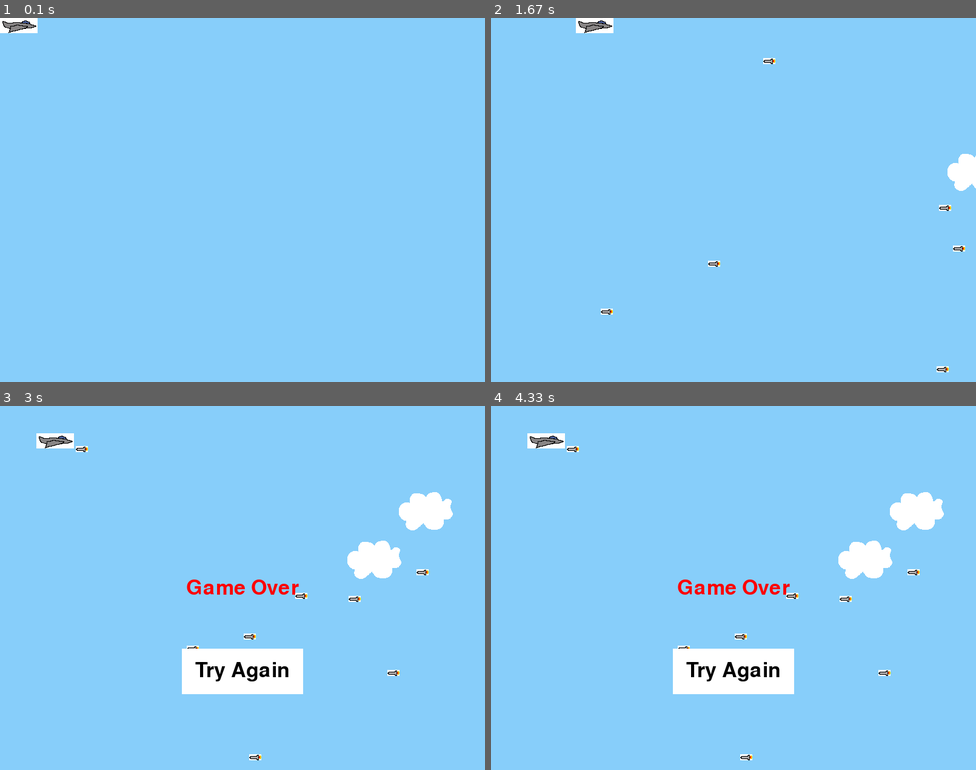
Above: before the commit, frames 1-4 (two rows, left to right).
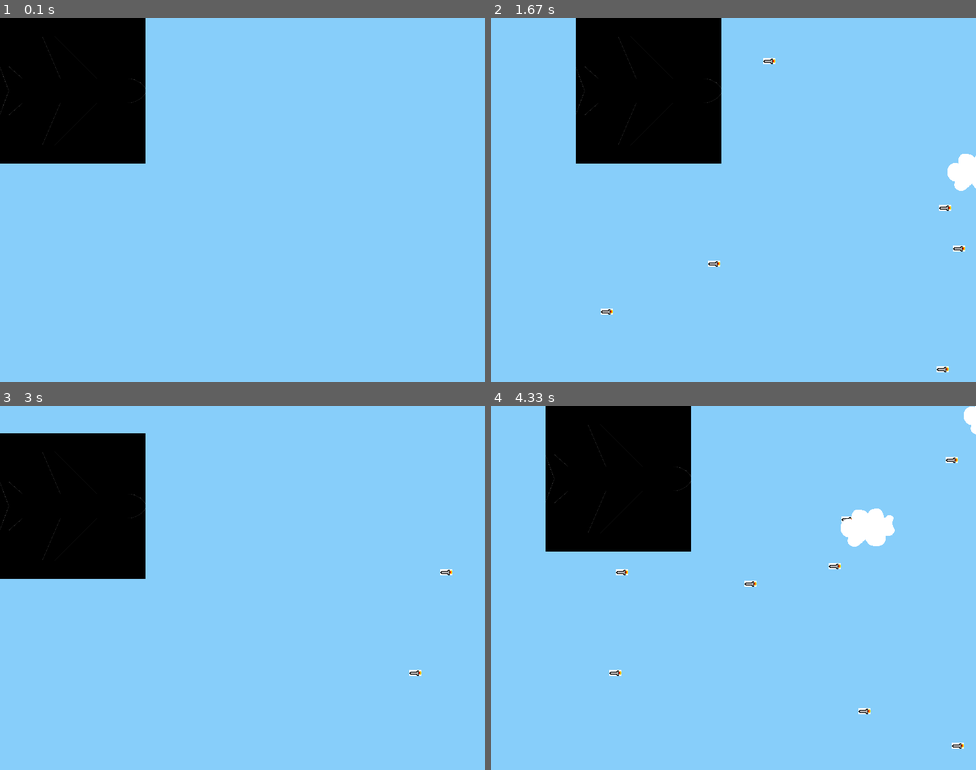
Above: after the commit, the same moments.

Repository: trmdn/Mini-Projects
Game: pygame game, started from Game/main.py
Same seed, same stepped clock (60 frames per second), same inputs: the game is played once before the commit and once after it.
Inputs (mouse positions are in pixels of both pictures, inside the frame that each line leads up to):
- Up to frame 1 (0.1 s): no input
- Up to frame 2 (1.67 s): hold Right 0.33-0.8 s; hold Up 0.83-1.13 s; hold Right 1.17-1.63 s
- Up to frame 3 (3 s): hold Left 1.67-2.2 s; click (242, 671) at 2.28 s; hold Down 2.57-2.87 s; move the mouse to (397, 577) at 2.6 s
- Up to frame 4 (4.33 s): hold Up 3.33-3.7 s; hold Right from 3.73 s (still down)

The runs differ from the first frame. In frame 1, 12% of the frame differs, in the area x 0-30%, y 0-40%; in frame 2, 12%; in frame 3, 18%; in frame 4, 19%, in the area x 7-100%, y 0-98%.

Commit message:
neon lights project

Diff:
--- a/Game/main.py
+++ b/Game/main.py
@@ -51,11 +51,11 @@
 class Player(pygame.sprite.Sprite):
     def __init__(self):
         super(Player, self).__init__()
-        self.surf = pygame.image.load("jet.png").convert()
+        self.surf = pygame.image.load("plane.png").convert()
         pygame.transform.scale(self.surf, [75, 25])
-        #self.surf.set_colorkey((255, 255, 255), RLEACCEL)
-        #self.surf = pygame.Surface((75, 25))
-        #self.surf.fill((255, 255, 255))
+        # self.surf.set_colorkey((255, 255, 255), RLEACCEL)
+        # self.surf = pygame.Surface((75, 25))
+        # self.surf.fill((255, 255, 255))
         self.rect = self.surf.get_rect()
 
 
Binary file changed: Game/jet.png
Binary file added: Game/jet2.png
Binary file added: Game/plane.png
Not shown, added: neon lights/index.html
Not shown, added: neon lights/js.js
Not shown, added: neon lights/style.css
